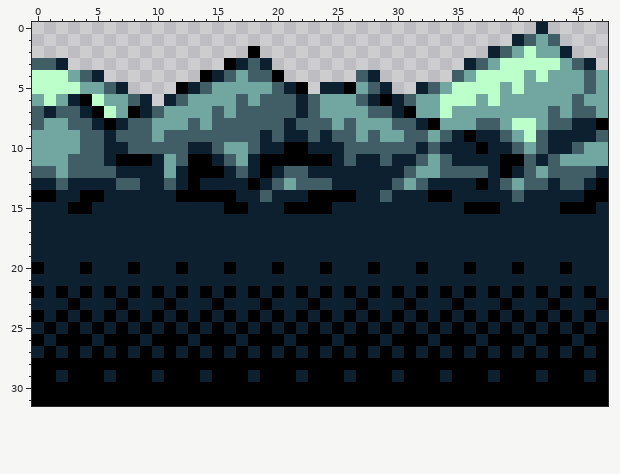
Two versions of one pixel-art sprite, Ninja Gaiden/sprites/sprCutscene14Mountains/layers/f5afbcc5-33ec-4ba5-9c01-cc1a06b10e7d/d35bc396-2d9d-4b20-8665-7a2b898e43e5.png. Above is the file before it was changed.
The file is 48x32 pixels.
And afterwards:
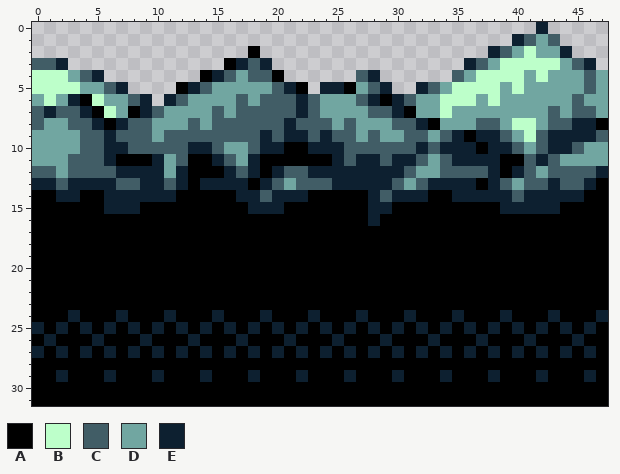
Palette (. is transparent): A #000000  B #bdffca  C #415d66  D #71a6a1  E #0d2030
From old to new:
@@ x 0..47 @@
 13 EECEEEECCEECEAEEEEAECDCCCEEEEECDCEEEEAECDCCECCEA
-14 AAEEAAEEEEEEAAAAAEECEEEAAAAEECEEEAAEEEEECEEEEEAA
-15 EEEAAEEEEEEEEEEEAAEEEAAAAEEEEEEEEEEEAAAEEEEEAAAE
-16 EEEEEEEEEEEEEEEEEEEEEEEEEEEEEEEEEEEEEEEEEEEEEEEE
-17 EEEEEEEEEEEEEEEEEEEEEEEEEEEEEEEEEEEEEEEEEEEEEEEE
-18 EEEEEEEEEEEEEEEEEEEEEEEEEEEEEEEEEEEEEEEEEEEEEEEE
-19 EEEEEEEEEEEEEEEEEEEEEEEEEEEEEEEEEEEEEEEEEEEEEEEE
-20 AEEEAEEEAEEEAEEEAEEEAEEEAEEEAEEEAEEEAEEEAEEEAEEE
-21 EEEEEEEEEEEEEEEEEEEEEEEEEEEEEEEEEEEEEEEEEEEEEEEE
-22 AEAEAEAEAEAEAEAEAEAEAEAEAEAEAEAEAEAEAEAEAEAEAEAE
-23 EEEAEEEAEEEAEEEAEEEAEEEAEEEAEEEAEEEAEEEAEEEAEEEA
-24 AEAEAEAEAEAEAEAEAEAEAEAEAEAEAEAEAEAEAEAEAEAEAEAE
+14 AAEEAAEEEEEEAAAAAEECEEEAAAAAECEEEAAEEEEECEEEEEAA
+15 AAAAAAEEEAAAAAAAAAEEEAAAAAAAEEAAAAAAAAAEEEEEAAAA
+16 AAAAAAAAAAAAAAAAAAAAAAAAAAAAEAAAAAAAAAAAAAAAAAAA
+17 AAAAAAAAAAAAAAAAAAAAAAAAAAAAAAAAAAAAAAAAAAAAAAAA
+18 AAAAAAAAAAAAAAAAAAAAAAAAAAAAAAAAAAAAAAAAAAAAAAAA
+19 AAAAAAAAAAAAAAAAAAAAAAAAAAAAAAAAAAAAAAAAAAAAAAAA
+20 AAAAAAAAAAAAAAAAAAAAAAAAAAAAAAAAAAAAAAAAAAAAAAAA
+21 AAAAAAAAAAAAAAAAAAAAAAAAAAAAAAAAAAAAAAAAAAAAAAAA
+22 AAAAAAAAAAAAAAAAAAAAAAAAAAAAAAAAAAAAAAAAAAAAAAAA
+23 AAAAAAAAAAAAAAAAAAAAAAAAAAAAAAAAAAAAAAAAAAAAAAAA
+24 AAAEAAAEAAAEAAAEAAAEAAAEAAAEAAAEAAAEAAAEAAAEAAAE
 25 EAEAEAEAEAEAEAEAEAEAEAEAEAEAEAEAEAEAEAEAEAEAEAEA
Where, in picture pixels (left, top, right, bottom), the same in both pictures:
changed: (32, 190, 608, 322)
